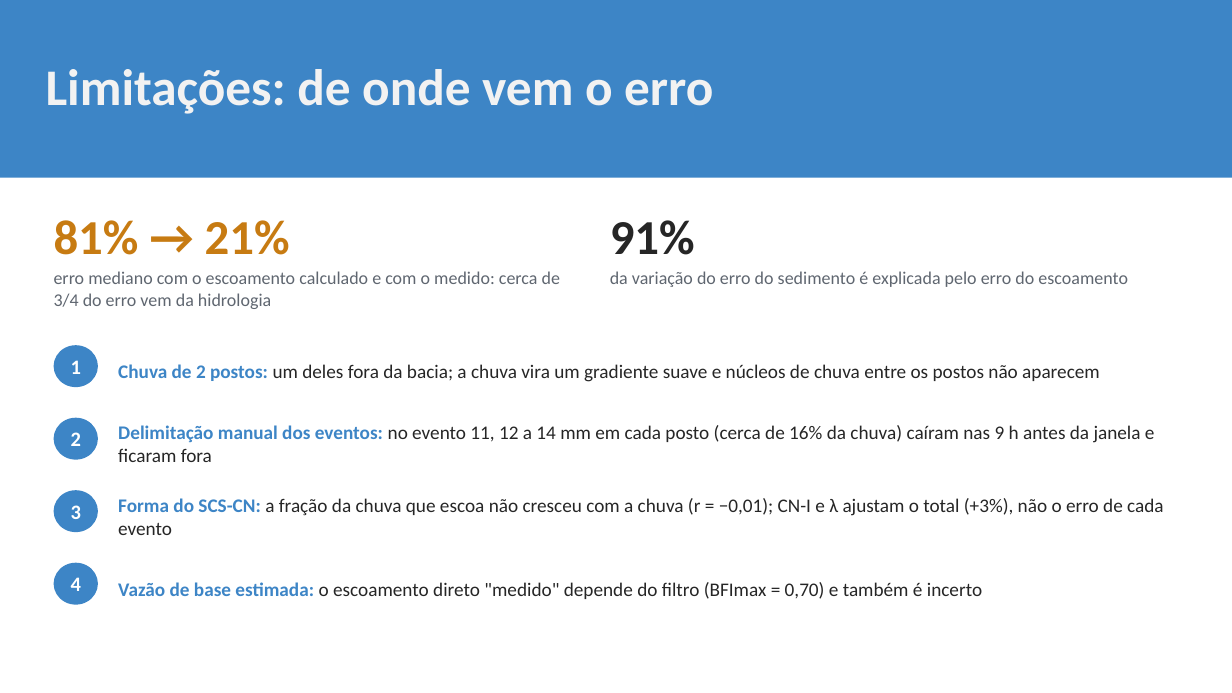
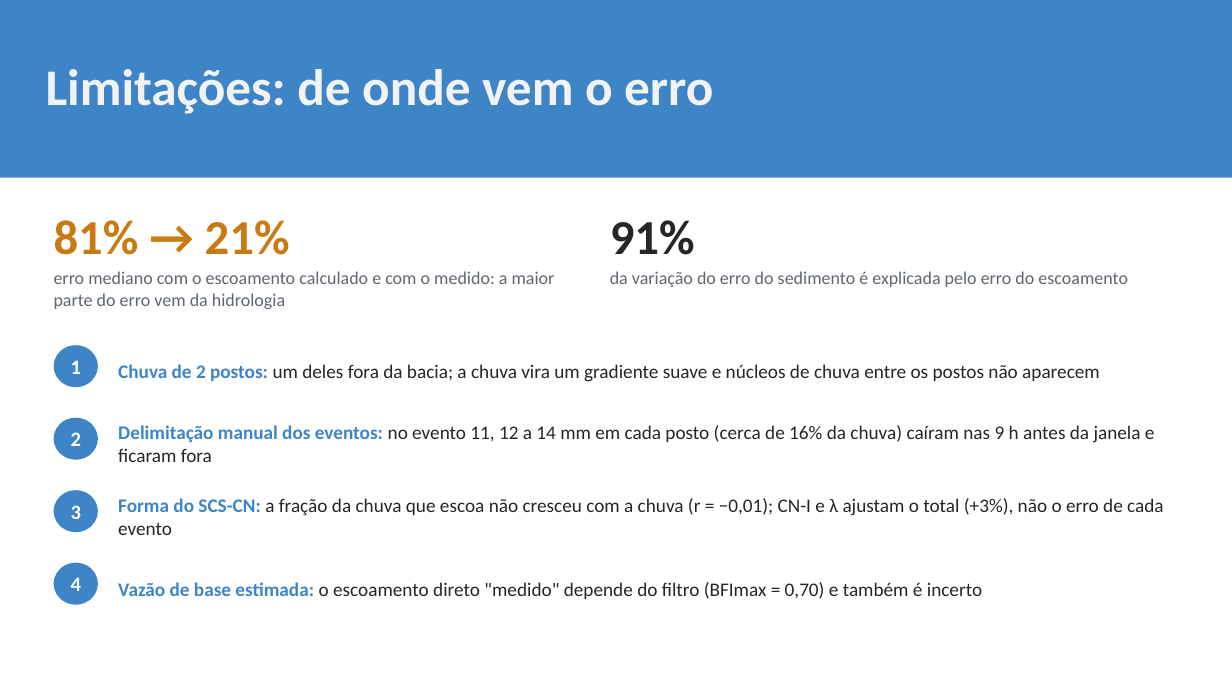
Before and after one commit to mateusvivarelli/TCC, a slide deck: slide 31 of Apresentacao/slideTCC_18-11_sugestoes.pptx. Drawn at 1232x693 pixels with LibreOffice and Linux fonts; fonts in the diff are those of the drawing; background and template pictures are left out. Boxes give left, top, right and bottom in pixels: in the first picture for what was removed or moved away, otherwise in the second. Text is boxed around its words. In the diff, an @@ line names an element or a change of style, - is before the commit and + after.

```diff
--- a/Apresentacao/slideTCC_18-11_sugestoes.pptx
+++ b/Apresentacao/slideTCC_18-11_sugestoes.pptx
@@ text at (54,271,555,309): text changed @@
-erro mediano com o escoamento calculado e com o medido: cerca de 3/4 do erro vem da hidrologia
+erro mediano com o escoamento calculado e com o medido: a maior parte do erro vem da hidrologia
```
Also in this commit, not shown: 9 other slides changed, 11 other files.
